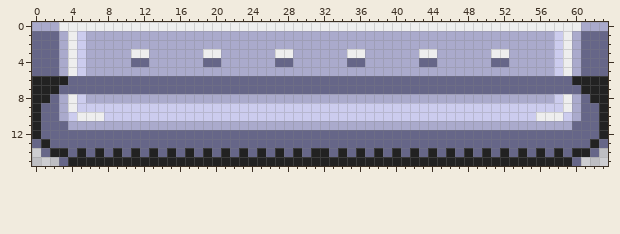
File history of a pixel-art sprite, Graphics/Obstacles/platform_64_2.png. Above: the version before the commit.
The file is 64x16 pixels.
The result:
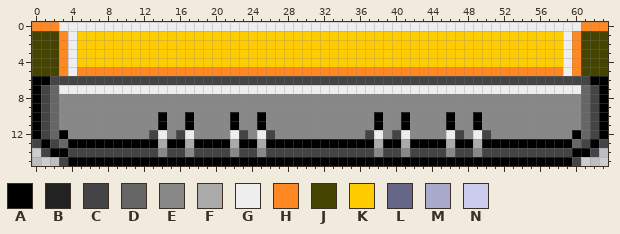
Palette (. is transparent): A #000000  B #222222  C #444444  D #666666  E #888888  F #aaaaaa  G #eeeeee  H #ff8822  J #444400  K #ffcc00  L #666688  M #aaaacc  N #ccccee
The exact change:
Changed rows in their new state; - is an unchanged pixel.
first column x 0:
 0 HHH----------------------------------------------------------HHH
 1 JJJH-KKKKKKKKKKKKKKKKKKKKKKKKKKKKKKKKKKKKKKKKKKKKKKKKKKKKKK-HJJJ
 2 JJJH-KKKKKKKKKKKKKKKKKKKKKKKKKKKKKKKKKKKKKKKKKKKKKKKKKKKKKK-HJJJ
 3 JJJH-KKKKKKKKKKKKKKKKKKKKKKKKKKKKKKKKKKKKKKKKKKKKKKKKKKKKKK-HJJJ
 4 JJJH-KKKKKKKKKKKKKKKKKKKKKKKKKKKKKKKKKKKKKKKKKKKKKKKKKKKKKK-HJJJ
 5 JJJH-HHHHHHHHHHHHHHHHHHHHHHHHHHHHHHHHHHHHHHHHHHHHHHHHHHHHHH-HJJJ
 6 AACCCCCCCCCCCCCCCCCCCCCCCCCCCCCCCCCCCCCCCCCCCCCCCCCCCCCCCCCCCCAA
 7 ACDGGGGGGGGGGGGGGGGGGGGGGGGGGGGGGGGGGGGGGGGGGGGGGGGGGGGGGGGGGDCA
 8 ACDEEEEEEEEEEEEEEEEEEEEEEEEEEEEEEEEEEEEEEEEEEEEEEEEEEEEEEEEEEDCA
 9 ACDEEEEEEEEEEEEEEEEEEEEEEEEEEEEEEEEEEEEEEEEEEEEEEEEEEEEEEEEEEDCA
10 ACDEEEEEEEEEEEAEEAEEEEAEEAEEEEEEEEEEEEAEEAEEEEAEEAEEEEEEEEEEEDCA
11 ACDEEEEEEEEEEEAEEAEEEEAEEAEEEEEEEEEEEEAEEAEEEEAEEAEEEEEEEEEEEDCA
12 ACDAEEEEEEEEECGECGEEEEGCEGCEEEEEEEEEECGECGEEEEGCEGCEEEEEEEEEADCA
13 CACDAAAAAAAAAAFAAFAAAAFAAFAAAAAAAAAAAAFAAFAAAAFAAFAAAAAAAAAADCAC
14 -CAACCCCCCCCCCECCECCCCECCECCCCCCCCCCCCECCECCCCECCECCCCCCCCCCAAC-
15 ---CAAAAAAAAAAAAAAAAAAAAAAAAAAAAAAAAAAAAAAAAAAAAAAAAAAAAAAAAC---
Boxes around the changes in both pictures, in picture pixels (x1, y1, x2, y2):
changed: (32, 22, 608, 166)
